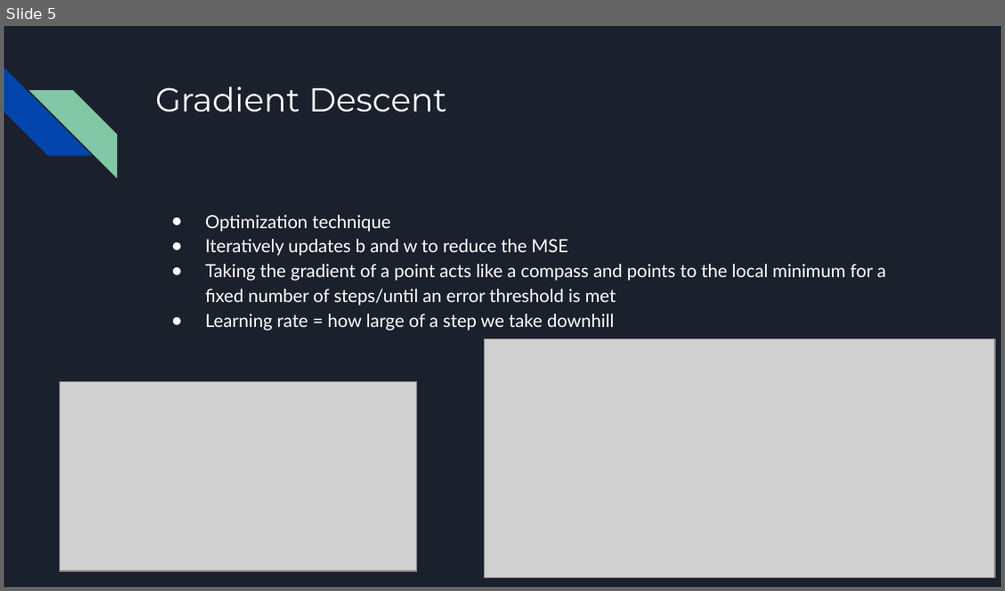
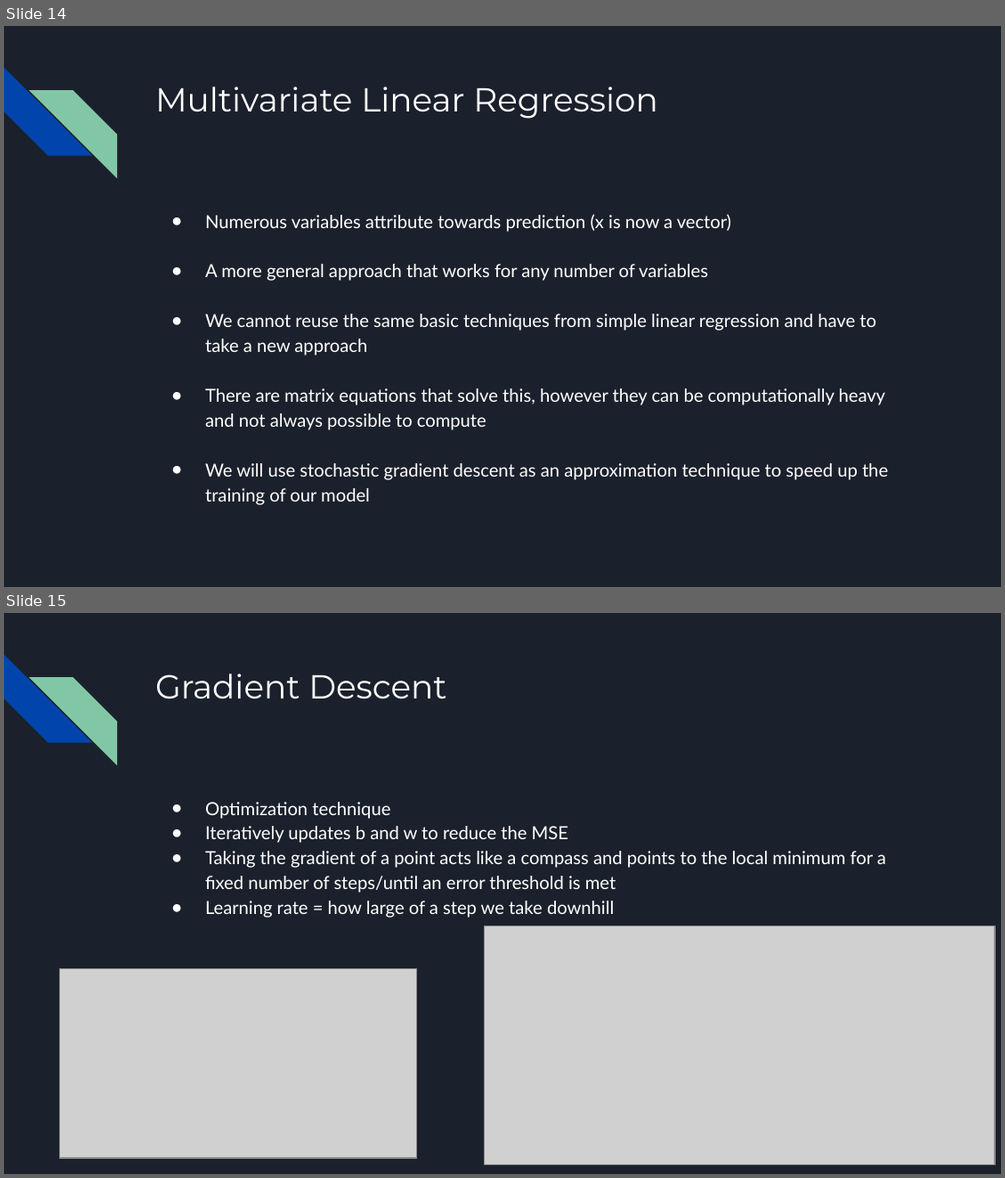
Before and after one commit to ADSA-UIUC/advanced-workshops, a slide deck: 03_linear_regression/Supervised Learning.pptx. Shown one above the other, each under a label of ours: slide 5 before the commit, slides 14 and 15 after it. The pictures are 1005x591 and 1005x1178 pixels, drawn with LibreOffice and Linux fonts; fonts in the diff are those of the drawing; grey boxes stand for pictures. Boxes give left, top, right and bottom in pixels: in the first picture for what was removed or moved away, otherwise in the second. Text is boxed around its words. In the diff, an @@ line names an element or a change of style, - is before the commit and + after.

```diff
--- a/03_linear_regression/Supervised Learning.pptx
+++ b/03_linear_regression/Supervised Learning.pptx
@@ slide 14 added at (4, 26, 1001, 587), background #1B212C; not listed: 2 template elements that a slide beside it also shows @@
@@ title added at (155, 87, 658, 119), 24 pt, text #FFFFFF @@
+Multivariate Linear Regression
@@ text added at (205, 214, 888, 505), 13 pt, text #FFFFFF @@
+● Numerous variables attribute towards prediction (x is now a vector)
+● A more general approach that works for any number of variables
+● We cannot reuse the same basic techniques from simple linear regression and have to take a new approach
+● There are matrix equations that solve this, however they can be computationally heavy and not always possible to compute
+● We will use stochastic gradient descent as an approximation technique to speed up the training of our model
@@ what was slide 5 is now slide 15 @@
```
Also in this commit, not shown: 2 slides changed, 11 other slides added, 2 slides removed.
